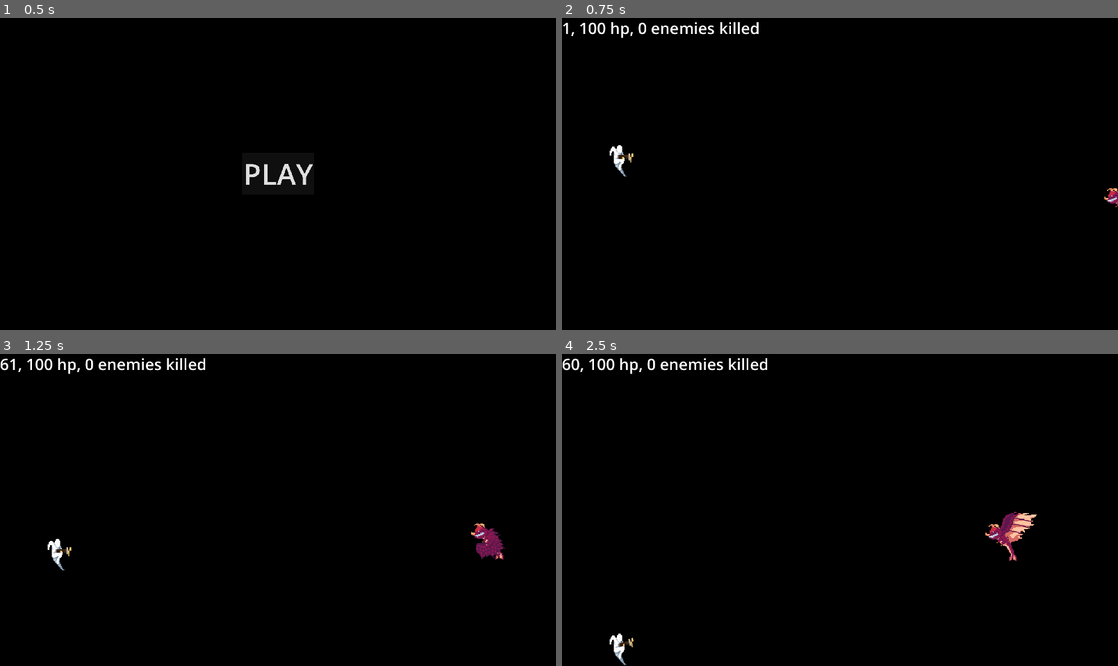
Above: before the commit, frames 1-4 (two rows, left to right).
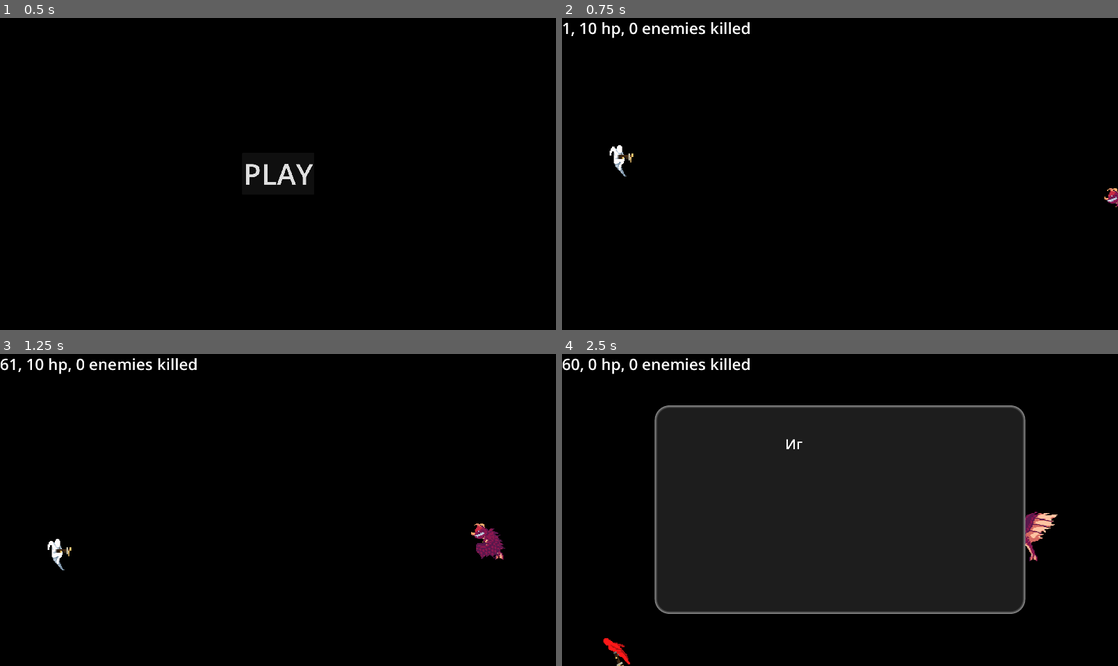
Above: after the commit, the same moments.

Repository: 0-Vanes-0/runner
Game: Godot game, scene res://src/scenes/main_menu.tscn
Two runs of this game, one before a commit and one after it. Both use one fixed random seed, a clock stepped at 60 frames per second and the inputs below.
Inputs (mouse positions are in pixels of both pictures, inside the frame that each line leads up to):
- Up to frame 1 (0.5 s): no input
- Up to frame 2 (0.75 s): click "PLAY" at 0.5 s
- Up to frame 3 (1.25 s): no input
- Up to frame 4 (2.5 s): tap Enter at 1.25 s; move the mouse to (962, 494) at 1.27 s; hold W (jump_up) 1.28-2 s; tap D (dodge) at 1.35 s; click (962, 494) at 1.42 s; drag from (728, 525) to (617, 647) at 2.02 s

Frame 1 is identical in both runs. In frame 2, 0.5% of the frame differs, in the area x 6-36%, y 1-7%; in frame 3, 0.5%; in frame 4, 46%, in the area x 4-90%, y 1-100%.

Commit message:
Game Over
• Added GameOverMenu
• Added setup_player() to GameLevelHandler
• Added GoAwayEnemyState call on Player's died signal
• Improved Preloader code

Diff:
--- a/assets/Preloader.tscn
+++ b/assets/Preloader.tscn
@@ -1,9 +1,10 @@
-[gd_scene load_steps=7 format=3 uid="uid://c2kvcal35lx24"]
+[gd_scene load_steps=8 format=3 uid="uid://c2kvcal35lx24"]
 
 [ext_resource type="Script" path="res://assets/preloader.gd" id="1_1x2in"]
 [ext_resource type="PackedScene" uid="uid://dxqll81u0kwn8" path="res://src/gameplay/enviroment/platform.tscn" id="2_nw0x7"]
 [ext_resource type="PackedScene" uid="uid://dmcwvqoipty50" path="res://assets/segment_tile_map.tscn" id="2_t8vpo"]
 [ext_resource type="PackedScene" uid="uid://cw8ujdd0tak01" path="res://src/scenes/game.tscn" id="3_m0eon"]
+[ext_resource type="PackedScene" uid="uid://dt3oww1tlogys" path="res://src/gameplay/player.tscn" id="4_n2ku8"]
 [ext_resource type="PackedScene" path="res://src/gameplay/enviroment/segment.tscn" id="5_q2ntc"]
 [ext_resource type="PackedScene" uid="uid://danf4b1ogrc6f" path="res://assets/game_recources/enemies/dragon.tscn" id="6_sus6a"]
 
@@ -11,6 +12,7 @@
 script = ExtResource("1_1x2in")
 game_scene = ExtResource("3_m0eon")
 tilemap_scene = ExtResource("2_t8vpo")
+player = ExtResource("4_n2ku8")
 platform_scene = ExtResource("2_nw0x7")
 segment_scene = ExtResource("5_q2ntc")
 enemy_test_dragon = ExtResource("6_sus6a")
--- a/assets/game_recources/weapons/fireball_spell.tres
+++ b/assets/game_recources/weapons/fireball_spell.tres
@@ -1,11 +1,11 @@
 [gd_resource type="Resource" script_class="WeaponResource" load_steps=3 format=3 uid="uid://cr7xqdjn4hvxu"]
 
 [ext_resource type="Script" path="res://src/gameplay/gunplay/weapons/weapon_resource.gd" id="1_cq5wt"]
-[ext_resource type="Resource" uid="uid://b1hda4s3fs5vt" path="res://assets/game_recources/shoot_entities/fireball.tres" id="2_xc5ra"]
+[ext_resource type="Resource" uid="uid://bkd68jjyv5gql" path="res://assets/game_recources/shoot_entities/fireball.tres" id="2_xc5ra"]
 
 [resource]
 script = ExtResource("1_cq5wt")
 scale_value = 1
 shoot_entity_resource = ExtResource("2_xc5ra")
 shoot_rate_time = 2.0
-spread_angle = 20
+spread_angle = 0
--- a/assets/preloader.gd
+++ b/assets/preloader.gd
@@ -8,6 +8,7 @@
 @export var tilemap_scene: PackedScene
 
 @export_group("Game Objects")
+@export var player: PackedScene
 @export var platform_scene: PackedScene
 @export var segment_scene: PackedScene
 
@@ -17,7 +18,8 @@
 var segments: Array[Segment]
 var default_segment: Segment
 
-var counter := 0
+var export_counter := 0
+var segments_counter := 0
 
 
 func start_preload():
@@ -25,17 +27,16 @@
 		"game_scene": game_scene,
 		"tilemap_scene": tilemap_scene,
 
+		"player": player,
 		"platform_scene": platform_scene,
 		"segment_scene": segment_scene,
 
 		"enemy_test_dragon": enemy_test_dragon,
 	}
-	var runtime_resources: Dictionary = {
-		"segments": segments,
-	}
+
 	for resource in export_resources.keys():
 		if export_resources.get(resource) != null:
-			counter += 1
+			export_counter += 1
 		else:
 			error.emit("Failed to load: " + resource)
 
@@ -59,7 +60,15 @@
 		else:
 			segments.append(segment)
 
-	counter += 1
+		segments_counter += 1
 
-	if counter == (export_resources.size() + runtime_resources.size()):
+	var load_result: int = export_counter + segments_counter
+	var load_goal: int = export_resources.size() + tilemap.get_layers_count()
+	if load_result == load_goal:
 		loaded.emit()
+	else:
+		print_debug(
+			"Signal 'loaded' condition failed:", "\n",
+			"\t", "export_resources: ", export_counter, "/", export_resources.size(), "\n",
+			"\t", "segments: ", segments_counter, "/", tilemap.get_layers_count(), "\n",
+		)
--- a/src/fps.gd
+++ b/src/fps.gd
@@ -1,19 +1,12 @@
 extends Label
 
-@export var player: Player
+var player: Player
 var hp := ""
 var enemies := 0
 
 
 func _ready() -> void:
 	self.label_settings.font_size = Global.screen_height / 20
-	assert(player != null)
-
-	hp = str(player.health_comp.health)
-	player.health_comp.took_damage.connect(
-		func():
-			hp = str(player.health_comp.health)
-	)
 
 
 func _process(delta: float) -> void:
@@ -24,5 +17,14 @@
 	)
 
 
+func set_player(player: Player):
+	self.player = player
+	hp = str(player.health_comp.health)
+	player.health_comp.took_damage.connect(
+		func():
+			hp = str(player.health_comp.health)
+	)
+
+
 func on_enemy_dead():
 	enemies += 1
--- a/src/gameplay/enemies/enemy.gd
+++ b/src/gameplay/enemies/enemy.gd
@@ -11,11 +11,12 @@
 var state_go_away: GoAwayEnemyState
 var state_dead: DeadEnemyState
 
+var _player: Player
+
 @onready var sprite := $AnimatedSprite2D as AnimatedSprite2D
 @onready var health_comp := $HealthComponent as HealthComponent
 @onready var weapon_marker := $WeaponMarker as Marker2D
 @onready var state_machine := $StateMachine as StateMachine
-@onready var player := $"../../Player" as Player
 
 
 func _ready() -> void:
@@ -23,7 +24,8 @@
 	assert(health_comp)
 	assert(weapon_marker)
 	assert(state_machine)
-	assert(player, "Player not found.")
+	_player = get_game_level_handler().player
+	assert(_player, "Player not found.")
 
 	Global.clean_layers(health_comp).set_collision_layer_value(Global.Layers.ENEMY, true)
 	health_comp.set_collision_mask_value(Global.Layers.SHOOT_ENTITY_PLAYER, true)
@@ -57,3 +59,12 @@
 func get_game_size() -> Vector2:
 	var game_y_size := size_y_percent / 100 * Global.screen_height
 	return Vector2(game_y_size, game_y_size)
+
+
+func get_game_level_handler() -> GameLevelHandler:
+	return get_node(NodePath("../..")) as GameLevelHandler
+
+
+func get_player() -> Player:
+	assert(_player, "Player is null.")
+	return _player
--- a/src/gameplay/state_machine/enemy/enemy_state.gd
+++ b/src/gameplay/state_machine/enemy/enemy_state.gd
@@ -21,4 +21,4 @@
 
 
 func get_player_position() -> Vector2:
-	return enemy.player.get_health_comp_position()
+	return enemy.get_player().get_health_comp_position()
--- a/src/gameplay/state_machine/enemy/idle_shoot_enemy_state.gd
+++ b/src/gameplay/state_machine/enemy/idle_shoot_enemy_state.gd
@@ -10,7 +10,10 @@
 
 
 func physics_update(delta: float):
-	enemy.weapon.shoot(get_weapon_position(), get_player_position())
+	if enemy.get_player().health_comp.health > 0:
+		enemy.weapon.shoot(get_weapon_position(), get_player_position())
+	else:
+		enemy.state_machine.transition_to(enemy.state_go_away, true)
 
 
 func update(delta: float):
--- a/src/scenes/game.tscn
+++ b/src/scenes/game.tscn
@@ -1,9 +1,9 @@
 [gd_scene load_steps=11 format=3 uid="uid://cw8ujdd0tak01"]
 
 [ext_resource type="Script" path="res://src/scenes/game_level_handler.gd" id="1_njpto"]
-[ext_resource type="PackedScene" uid="uid://dt3oww1tlogys" path="res://src/gameplay/player.tscn" id="2_gh8y5"]
 [ext_resource type="Script" path="res://src/controls/player_sensor.gd" id="4_8ttyi"]
 [ext_resource type="Script" path="res://src/controls/shoot_sensor.gd" id="5_ysdi3"]
+[ext_resource type="PackedScene" uid="uid://myo3nb28x4w5" path="res://src/scenes/game_over_menu.tscn" id="6_dstik"]
 [ext_resource type="Script" path="res://src/fps.gd" id="6_mpehs"]
 
 [sub_resource type="SegmentShape2D" id="SegmentShape2D_wbvkj"]
@@ -26,14 +26,16 @@
 [node name="GameScene" type="Node2D"]
 metadata/_edit_lock_ = true
 
-[node name="Level" type="Node2D" parent="." node_paths=PackedStringArray("bounds", "segments", "player", "enemies", "black_color_rect", "info_label")]
+[node name="Level" type="Node2D" parent="." node_paths=PackedStringArray("bounds", "segments", "enemies", "player_sensor", "shoot_sensor", "info_label", "game_over_menu", "black_color_rect")]
 script = ExtResource("1_njpto")
 bounds = NodePath("Bounds")
 segments = NodePath("Segments")
-player = NodePath("Player")
 enemies = NodePath("Enemies")
+player_sensor = NodePath("../PlayerSensor")
+shoot_sensor = NodePath("../ShootSensor")
+info_label = NodePath("../HUD/InfoLabel")
+game_over_menu = NodePath("../HUD/GameOverMenu")
 black_color_rect = NodePath("../HUD/BlackColorRect")
-info_label = NodePath("../HUD/InfoLabel")
 
 [node name="Bounds" type="StaticBody2D" parent="Level"]
 
@@ -51,11 +53,6 @@
 
 [node name="Segments" type="Node2D" parent="Level"]
 
-[node name="Player" parent="Level" node_paths=PackedStringArray("player_sensor", "shoot_sensor") instance=ExtResource("2_gh8y5")]
-position = Vector2(240, 0)
-player_sensor = NodePath("../../PlayerSensor")
-shoot_sensor = NodePath("../../ShootSensor")
-
 [node name="Enemies" type="Node2D" parent="Level"]
 
 [node name="ShootField" type="Node2D" parent="Level"]
@@ -65,18 +62,22 @@
 script = ExtResource("4_8ttyi")
 
 [node name="ShootSensor" type="Marker2D" parent="."]
+position = Vector2(960, 0)
 gizmo_extents = 100.0
 script = ExtResource("5_ysdi3")
 
 [node name="HUD" type="CanvasLayer" parent="."]
 
-[node name="InfoLabel" type="Label" parent="HUD" node_paths=PackedStringArray("player")]
+[node name="InfoLabel" type="Label" parent="HUD"]
 offset_right = 40.0
 offset_bottom = 23.0
 text = "100"
 label_settings = SubResource("LabelSettings_aavuu")
 script = ExtResource("6_mpehs")
-player = NodePath("../../Level/Player")
+metadata/_edit_lock_ = true
+
+[node name="GameOverMenu" parent="HUD" instance=ExtResource("6_dstik")]
+visible = false
 metadata/_edit_lock_ = true
 
 [node name="BlackColorRect" type="ColorRect" parent="HUD"]
@@ -86,4 +87,5 @@
 grow_horizontal = 2
 grow_vertical = 2
 mouse_filter = 2
-color = Color(0, 0, 0, 1)
+color = Color(1, 1, 1, 0)
+metadata/_edit_lock_ = true
--- a/src/scenes/game_level_handler.gd
+++ b/src/scenes/game_level_handler.gd
@@ -1,21 +1,20 @@
+class_name GameLevelHandler
 extends Node2D
 
 var is_level_complete: bool
 var is_enemies_permitted: bool
+var player: Player
 @export var bounds: StaticBody2D
 @export var segments: Node2D
-@export var player: Player
 @export var enemies: Node2D
+@export var player_sensor: PlayerSensor
+@export var shoot_sensor: ShootSensor
+@export var info_label: Label
+@export var game_over_menu: GameOverMenu
 @export var black_color_rect: ColorRect
-@export var info_label: Label
 
 
 func _ready() -> void:
-	var jump_height: float = (Global.screen_height - Platform.SIZE.y) / Global.MAX_FLOORS + Platform.SIZE.y
-	player.jump_speed = sqrt(2 * player.gravity * jump_height)
-	player.state_dead.died.connect(func(): pass) # show_game_over_menu
-	player.call_level_end_objects.connect(process_level_end_objects)
-
 	($Bounds/Top.shape as SegmentShape2D).a = Vector2(0, 0)
 	($Bounds/Top.shape as SegmentShape2D).b = Vector2(Global.screen_width, 0)
 	($Bounds/Right.shape as SegmentShape2D).a = Vector2(Global.screen_width, 0)
@@ -26,8 +25,15 @@
 	($Bounds/Left.shape as SegmentShape2D).b = Vector2(0, 0)
 	Global.clean_layers($Bounds).set_collision_layer_value(Global.Layers.BOUNDS, true)
 
-	black_color_rect.color.a = 0
+	game_over_menu.restart_called.connect(
+		func():
+			setup_player()
+			setup_level()
+	)
+	setup_player()
 	setup_level()
+	black_color_rect.color = Color(0, 0, 0, 0)
+	info_label.set_player(player)
 
 
 func _physics_process(delta: float) -> void:
@@ -40,6 +46,26 @@
 		var enemy: Enemy = Preloader.enemy_test_dragon.instantiate()
 		enemy.dead.connect(info_label.on_enemy_dead)
 		enemies.add_child(enemy)
+
+
+func setup_player():
+	if player != null:
+		player.queue_free()
+	player = Preloader.player.instantiate() as Player
+	player.player_sensor = player_sensor
+	player.shoot_sensor = shoot_sensor
+	player.name = "Player"
+	self.add_child(player)
+	self.move_child(player, segments.get_index() + 1)
+	var jump_height: float = (Global.screen_height - Platform.SIZE.y) / Global.MAX_FLOORS + Platform.SIZE.y
+	player.jump_speed = sqrt(2 * player.gravity * jump_height)
+	player.state_dead.died.connect(
+		func():
+			game_over_menu.appear()
+			is_enemies_permitted = false
+	)
+	player.call_level_end_objects.connect(process_level_end_objects)
+	player.health_comp.health = 10
 
 
 func setup_level():
--- /dev/null
+++ b/src/scenes/game_over_menu.gd
@@ -0,0 +1,28 @@
+class_name GameOverMenu
+extends Control
+
+signal restart_called
+
+@onready var panel := $Panel as Panel
+@onready var anim_player := $AnimationPlayer as AnimationPlayer
+
+
+func _ready() -> void:
+	self.add_theme_constant_override("margin_top", Global.screen_height / 6)
+	self.add_theme_constant_override("margin_right", Global.screen_width / 6)
+	self.add_theme_constant_override("margin_bottom", Global.screen_height / 6)
+	self.add_theme_constant_override("margin_left", Global.screen_width / 6)
+
+	panel.custom_minimum_size = Vector2.ZERO
+
+	self.visible = false
+
+
+func appear():
+	self.visible = true
+	anim_player.play("start")
+
+
+func _on_restart_button_pressed() -> void:
+	self.visible = false
+	restart_called.emit()
--- /dev/null
+++ b/src/scenes/game_over_menu.tscn
@@ -0,0 +1,142 @@
+[gd_scene load_steps=6 format=3 uid="uid://myo3nb28x4w5"]
+
+[ext_resource type="Script" path="res://src/scenes/game_over_menu.gd" id="1_sr5md"]
+
+[sub_resource type="StyleBoxFlat" id="StyleBoxFlat_njbu0"]
+bg_color = Color(0.113725, 0.113725, 0.113725, 1)
+border_width_left = 10
+border_width_top = 10
+border_width_right = 10
+border_width_bottom = 10
+border_color = Color(0.568627, 0.568627, 0.568627, 1)
+border_blend = true
+corner_radius_top_left = 50
+corner_radius_top_right = 50
+corner_radius_bottom_right = 50
+corner_radius_bottom_left = 50
+
+[sub_resource type="Animation" id="Animation_0incp"]
+length = 0.001
+tracks/0/type = "value"
+tracks/0/imported = false
+tracks/0/enabled = true
+tracks/0/path = NodePath("Panel/MarginContainer/VBoxContainer/GameOverLabel:visible_ratio")
+tracks/0/interp = 1
+tracks/0/loop_wrap = true
+tracks/0/keys = {
+"times": PackedFloat32Array(0),
+"transitions": PackedFloat32Array(1),
+"update": 0,
+"values": [1.0]
+}
+tracks/1/type = "value"
+tracks/1/imported = false
+tracks/1/enabled = true
+tracks/1/path = NodePath("Panel/MarginContainer/VBoxContainer/VBoxContainer:modulate")
+tracks/1/interp = 1
+tracks/1/loop_wrap = true
+tracks/1/keys = {
+"times": PackedFloat32Array(0),
+"transitions": PackedFloat32Array(1),
+"update": 0,
+"values": [Color(1, 1, 1, 1)]
+}
+
+[sub_resource type="Animation" id="Animation_34qoc"]
+resource_name = "start"
+length = 2.0
+tracks/0/type = "value"
+tracks/0/imported = false
+tracks/0/enabled = true
+tracks/0/path = NodePath("Panel/MarginContainer/VBoxContainer/GameOverLabel:visible_ratio")
+tracks/0/interp = 1
+tracks/0/loop_wrap = true
+tracks/0/keys = {
+"times": PackedFloat32Array(0, 1),
+"transitions": PackedFloat32Array(1, 1),
+"update": 0,
+"values": [0.0, 1.0]
+}
+tracks/1/type = "value"
+tracks/1/imported = false
+tracks/1/enabled = true
+tracks/1/path = NodePath("Panel/MarginContainer/VBoxContainer/VBoxContainer:modulate")
+tracks/1/interp = 1
+tracks/1/loop_wrap = true
+tracks/1/keys = {
+"times": PackedFloat32Array(1, 2),
+"transitions": PackedFloat32Array(1, 1),
+"update": 0,
+"values": [Color(1, 1, 1, 0), Color(1, 1, 1, 1)]
+}
+
+[sub_resource type="AnimationLibrary" id="AnimationLibrary_n8cjl"]
+_data = {
+"RESET": SubResource("Animation_0incp"),
+"start": SubResource("Animation_34qoc")
+}
+
+[node name="GameOverMenu" type="MarginContainer"]
+anchors_preset = 15
+anchor_right = 1.0
+anchor_bottom = 1.0
+grow_horizontal = 2
+grow_vertical = 2
+mouse_filter = 0
+theme_override_constants/margin_left = 320
+theme_override_constants/margin_top = 180
+theme_override_constants/margin_right = 320
+theme_override_constants/margin_bottom = 180
+script = ExtResource("1_sr5md")
+
+[node name="Panel" type="Panel" parent="."]
+layout_mode = 2
+theme_override_styles/panel = SubResource("StyleBoxFlat_njbu0")
+
+[node name="MarginContainer" type="MarginContainer" parent="Panel"]
+layout_mode = 1
+anchors_preset = 15
+anchor_right = 1.0
+anchor_bottom = 1.0
+grow_horizontal = 2
+grow_vertical = 2
+theme_override_constants/margin_left = 100
+theme_override_constants/margin_top = 100
+theme_override_constants/margin_right = 100
+theme_override_constants/margin_bottom = 100
+
+[node name="VBoxContainer" type="VBoxContainer" parent="Panel/MarginContainer"]
+layout_mode = 2
+
+[node name="GameOverLabel" type="Label" parent="Panel/MarginContainer/VBoxContainer"]
+layout_mode = 2
+theme_override_font_sizes/font_size = 48
+text = "Игра окончена!"
+horizontal_alignment = 1
+vertical_alignment = 1
+visible_characters_behavior = 1
+
+[node name="VBoxContainer" type="VBoxContainer" parent="Panel/MarginContainer/VBoxContainer"]
+layout_mode = 2
+size_flags_vertical = 3
+alignment = 1
+
+[node name="RestartButton" type="Button" parent="Panel/MarginContainer/VBoxContainer/VBoxContainer"]
+layout_mode = 2
+size_flags_horizontal = 4
+theme_override_font_sizes/font_size = 48
+text = "Новый забег"
+
+[node name="Label" type="Label" parent="Panel/MarginContainer/VBoxContainer/VBoxContainer"]
+layout_mode = 2
+theme_override_font_sizes/font_size = 48
+text = "Ещё чота тут..."
+horizontal_alignment = 1
+vertical_alignment = 1
+
+[node name="AnimationPlayer" type="AnimationPlayer" parent="."]
+libraries = {
+"": SubResource("AnimationLibrary_n8cjl")
+}
+
+[connection signal="pressed" from="Panel/MarginContainer/VBoxContainer/VBoxContainer/RestartButton" to="." method="_on_restart_button_pressed"]
